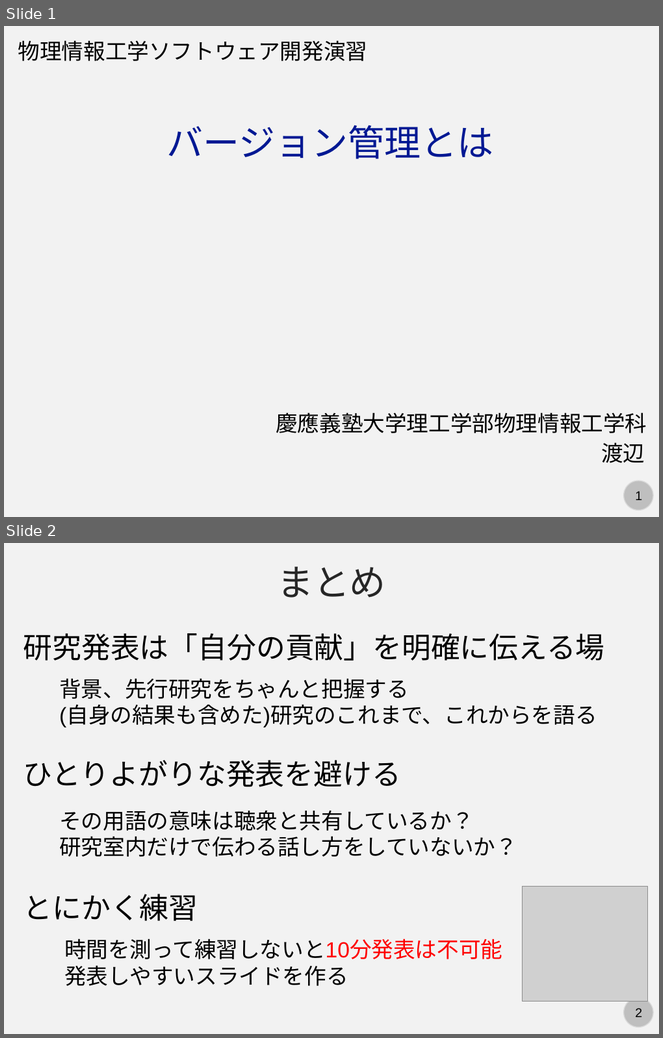
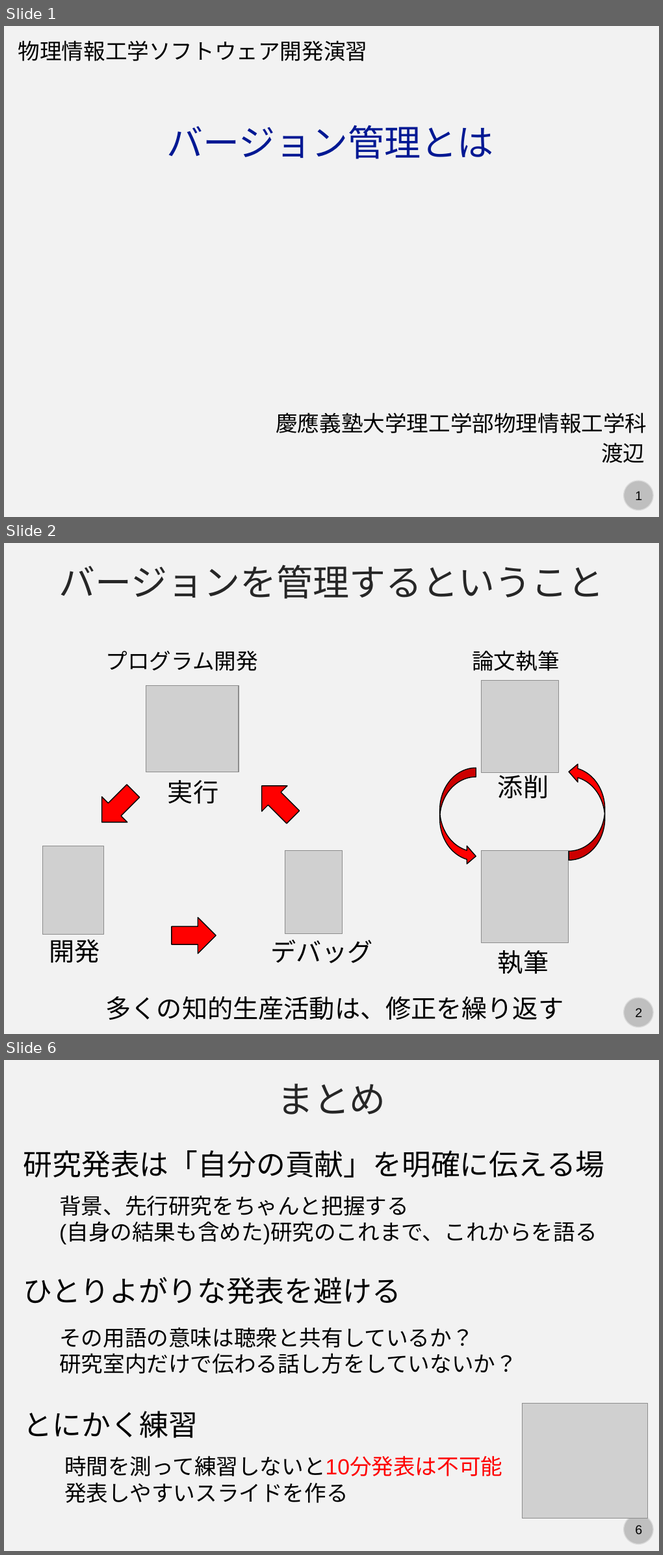
Before and after one commit to kaityo256/github, a slide deck: vcs/fig/slide.pptx. Shown one above the other, each under a label of ours: slides 1 and 2 before the commit, slides 1, 2 and 6 after it; the slides between them are not shown. The pictures are 663x1038 and 663x1555 pixels, drawn with LibreOffice and Linux fonts; fonts in the diff are those of the drawing; grey boxes stand for pictures. Boxes give left, top, right and bottom in pixels: in the first picture for what was removed or moved away, otherwise in the second. Text is boxed around its words. In the diff, an @@ line names an element or a change of style, - is before the commit and + after.

```diff
--- a/vcs/fig/slide.pptx
+++ b/vcs/fig/slide.pptx
@@ slide 2 added at (4, 543, 659, 1034), background #F2F2F2; not listed: 2 template elements that a slide beside it also shows @@
@@ text added at (59, 565, 604, 599), 40 pt, text #262626 @@
+バージョンを管理するということ
@@ text added at (106, 651, 258, 671), 24 pt, text #000000 @@
+プログラム開発
@@ text added at (472, 650, 559, 671), 24 pt, text #000000 @@
+論文執筆
@@ picture added at (146, 686, 239, 773) @@
@@ picture added at (481, 681, 558, 773) @@
@@ down arrow added at (249, 773, 306, 830), fill #FF0000, outline #000000 1 pt @@
@@ curved right arrow added at (440, 769, 476, 866), fill #FF0000, outline #000000 1 pt @@
@@ text added at (498, 772, 549, 798), 28 pt, text #000000 @@
+添削
@@ curved right arrow added at (569, 763, 605, 861), fill #FF0000, outline #000000 1 pt @@
@@ down arrow added at (89, 778, 146, 835), fill #FF0000, outline #000000 1 pt @@
@@ text added at (168, 780, 218, 804), 28 pt, text #000000 @@
+実行
@@ picture added at (42, 847, 103, 935) @@
@@ picture added at (285, 850, 343, 934) @@
@@ picture added at (481, 850, 569, 943) @@
@@ down arrow added at (172, 918, 216, 954), fill #FF0000, outline #000000 1 pt @@
@@ text added at (49, 939, 100, 964), 28 pt, text #000000 @@
+開発
@@ text added at (271, 940, 373, 964), 28 pt, text #000000 @@
+デバッグ
@@ text added at (498, 951, 549, 975), 28 pt, text #000000 @@
+執筆
@@ text added at (106, 997, 564, 1020), 28 pt, text #000000 @@
+多くの知的生産活動は、修正を繰り返す
@@ what was slide 2 is now slide 6 @@
@@ page number at (635, 1525, 642, 1534): text changed @@
-2
+6
```
Also in this commit, not shown: 3 other slides added.
